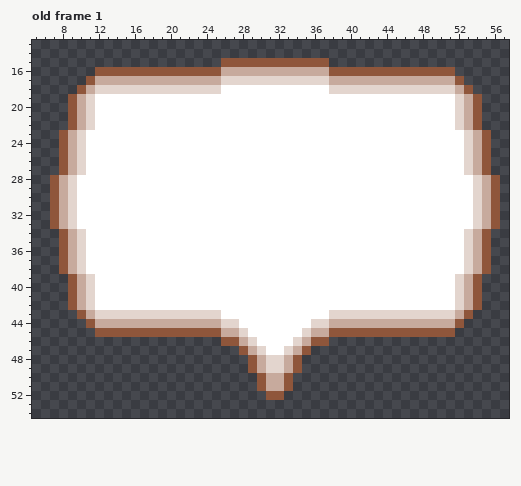
A pixel-art file gets an edit: Assets/Daniel World Assets/Extras/Small Text Box.aseprite. The picture above is the old version.
64x64 pixels, 1 frame. Shown: old frame 1: x 5..57, y 13..54. The commit also changed other frames, which this record leaves out.
The result:
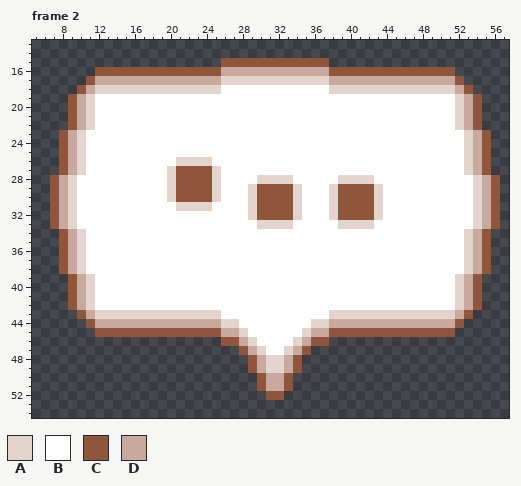
Palette (. is transparent): A #e3d5ce  B #ffffff  C #8f563b  D #c7aa9d
A new or re-ordered frame is compared with the old frame closest to it.
Diff:
frames 1 -> 4
layer "Lines" added
Frame 2 is new; against old frame 1, layer "Lines":
Colour B gives way to colour A in row 26 at x 21 to 24; in row 27 at x 20 and 25; in row 28 at x 20, 25, 30 to 33 and 39 to 42; in rows 29 to 30 at x 20, 25, 29, 34, 38 and 43; in row 31 at x 21 to 24, 29, 34, 38 and 43; in row 32 at x 29, 34, 38 and 43.
Colour B gives way to colour A in row 33 at x 30 to 33 and 39 to 42.
Colour B gives way to colour C in rows 27 to 28 at x 21 to 24; in rows 29 to 30 at x 21 to 24, 30 to 33 and 39 to 42; in rows 31 to 32 at x 30 to 33 and 39 to 42.
Boxes around the changes in both pictures, in picture pixels (x1, y1, x2, y2):
changed: (167, 157, 221, 211)
changed: (248, 175, 302, 229)
changed: (329, 175, 383, 229)
